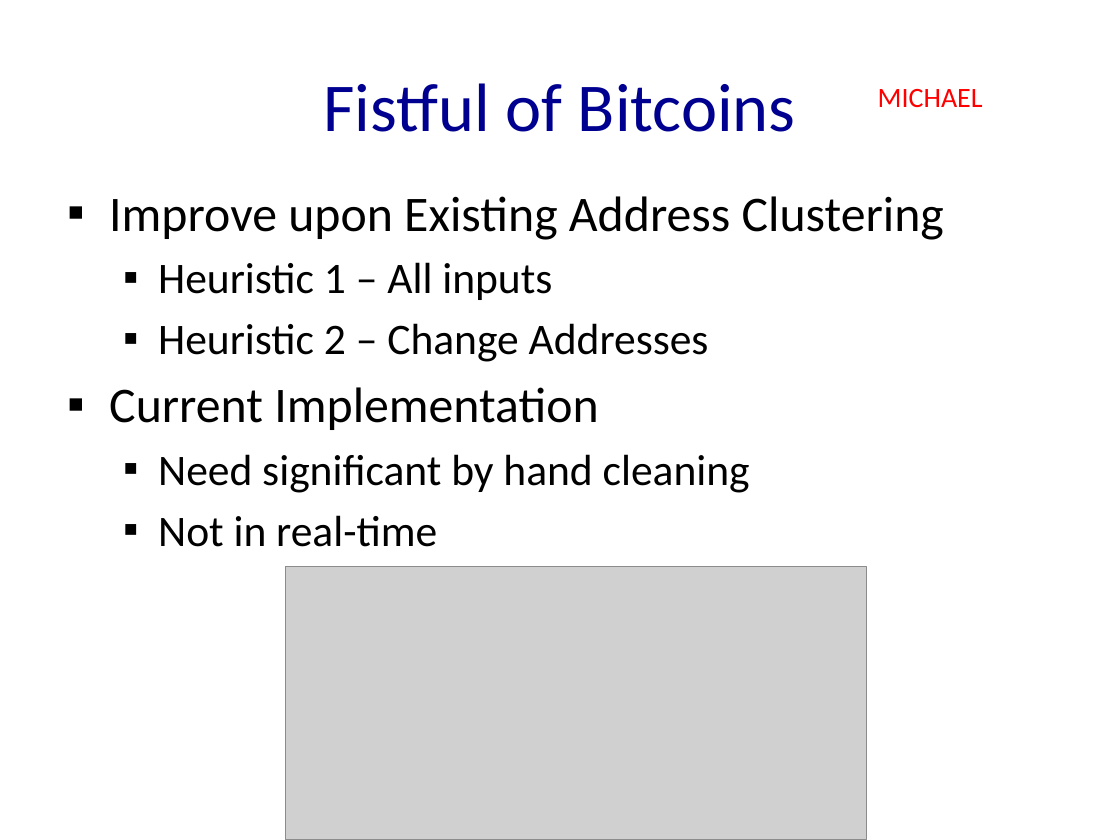
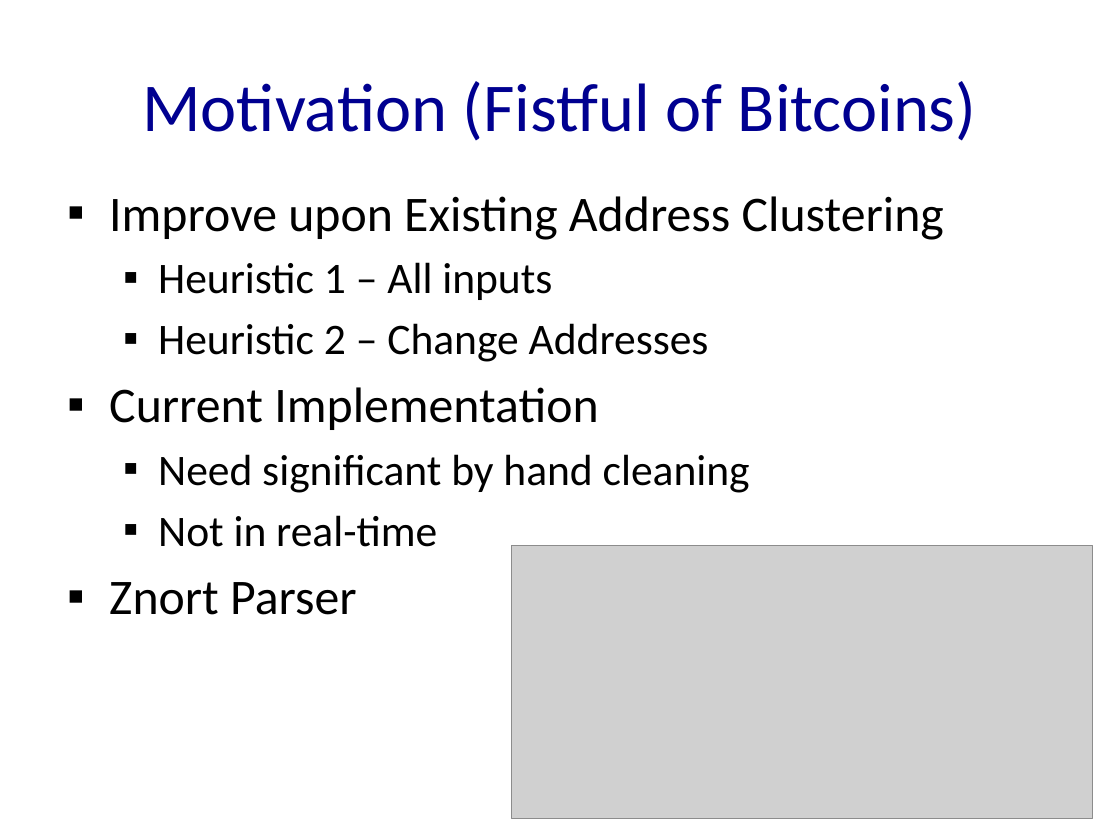
Before and after one commit to adoll/btctrackr, a slide deck: slide 3 of btcTrackr_Presentation.pptx. Drawn at 1120x840 pixels with LibreOffice and Linux fonts; fonts in the diff are those of the drawing; grey boxes stand for pictures. Boxes give left, top, right and bottom in pixels: in the first picture for what was removed or moved away, otherwise in the second. Text is boxed around its words. In the diff, an @@ line names an element or a change of style, - is before the commit and + after.

Commit message:
Minor changes to ppt

```diff
--- a/btcTrackr_Presentation.pptx
+++ b/btcTrackr_Presentation.pptx
@@ title at box(142, 81, 976, 141): text changed @@
-Fistful of Bitcoins
+Motivation (Fistful of Bitcoins)
@@ text removed at box(878, 89, 983, 107) @@
-MICHAEL
@@ picture: place and size @@
-picture at box(286, 567, 867, 840)
+picture at box(511, 545, 1092, 819)
@@ text at box(109, 582, 357, 615): paragraph added @@
+▪ Znort Parser
```
Also in this commit, not shown: 2 other slides changed.
